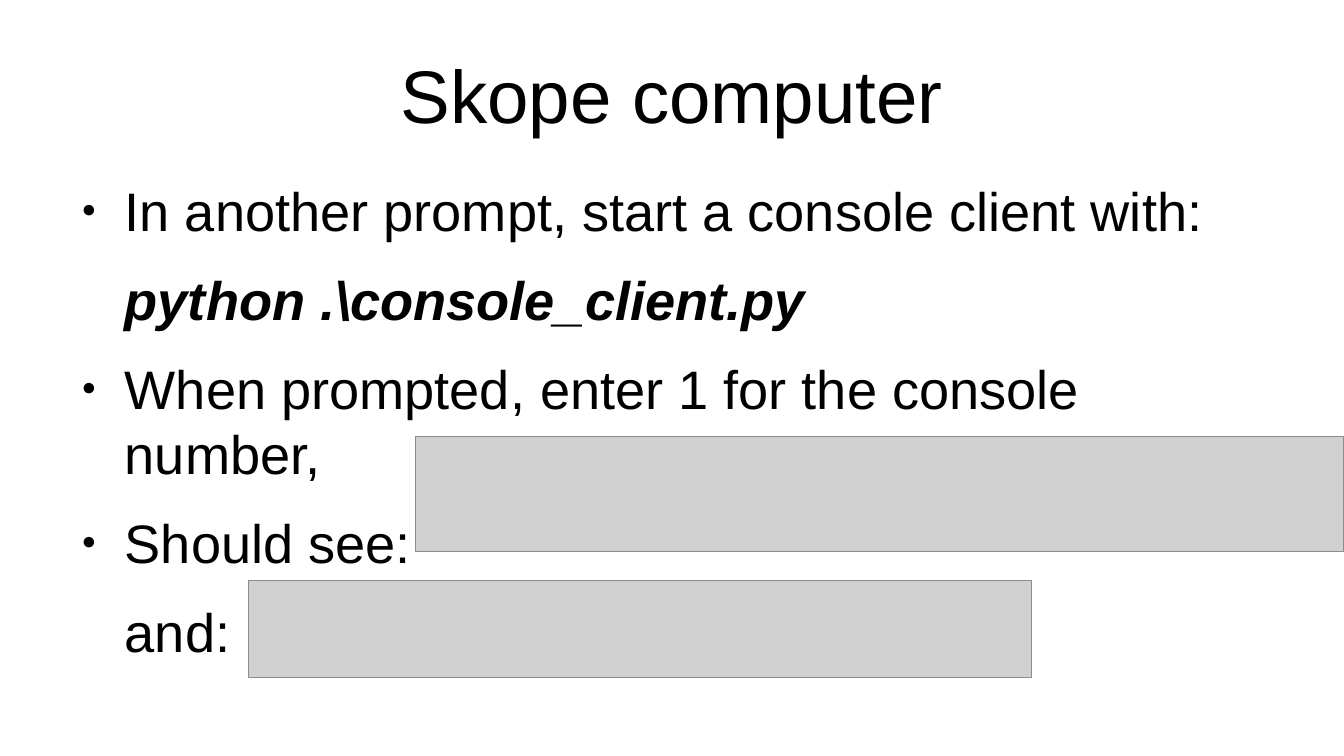
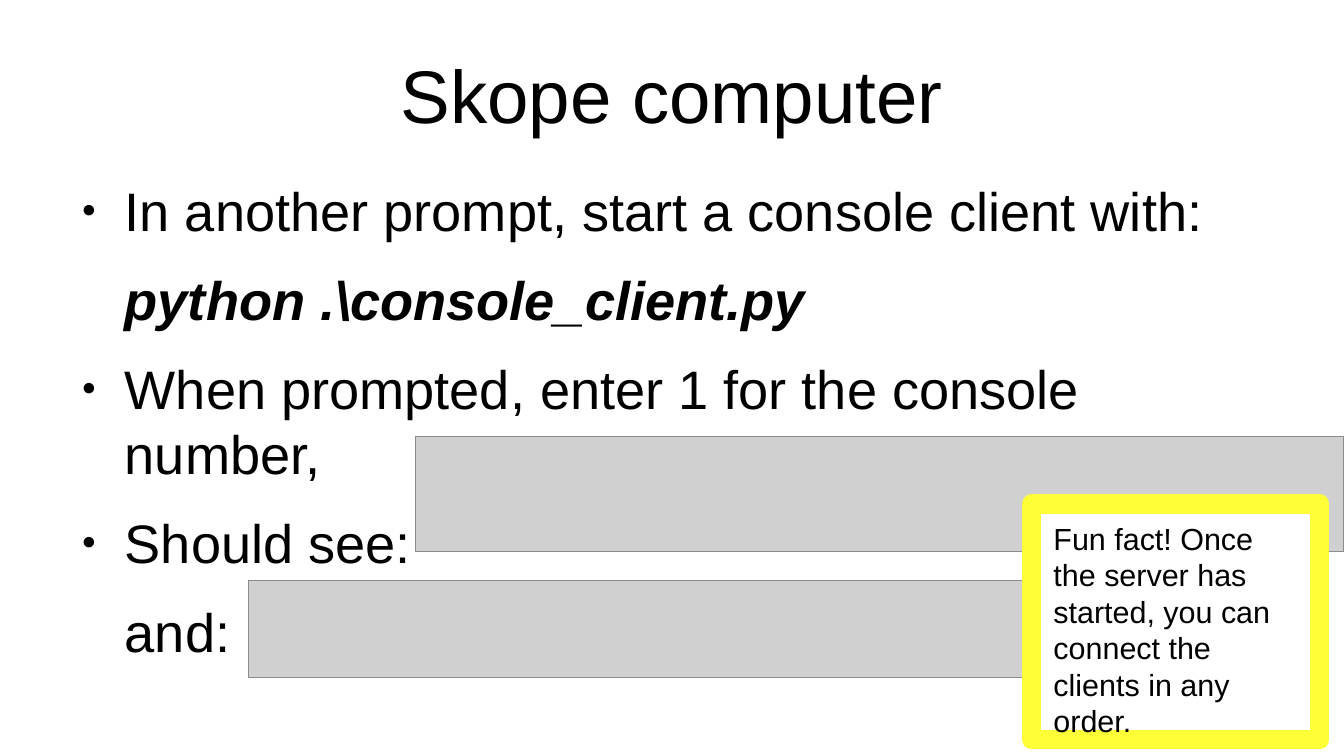
Before and after one commit to seventeenmagpie/skope-mrshim, a slide deck: slide 17 of shimmer/docs/user_guide_with_images.odp (slide 9 before the commit). Drawn at 1344x756 pixels with LibreOffice and Linux fonts; fonts in the diff are those of the drawing; grey boxes stand for pictures. Boxes give left, top, right and bottom in pixels: in the first picture for what was removed or moved away, otherwise in the second. Text is boxed around its words. In the diff, an @@ line names an element or a change of style, - is before the commit and + after.

```diff
--- a/shimmer/docs/user_guide_with_images.odp
+++ b/shimmer/docs/user_guide_with_images.odp
@@ rectangle added at <box>1032,504,1320,740</box>, fill #FFFFFF, outline #FFFF38 11.34 pt, 18 pt, text #000000 @@
+Fun fact! Once the server has started, you can connect the clients in any order.
```
Also in this commit, not shown: 7 other slides changed, 24 slides added, 2 slides removed, 4 other files.
